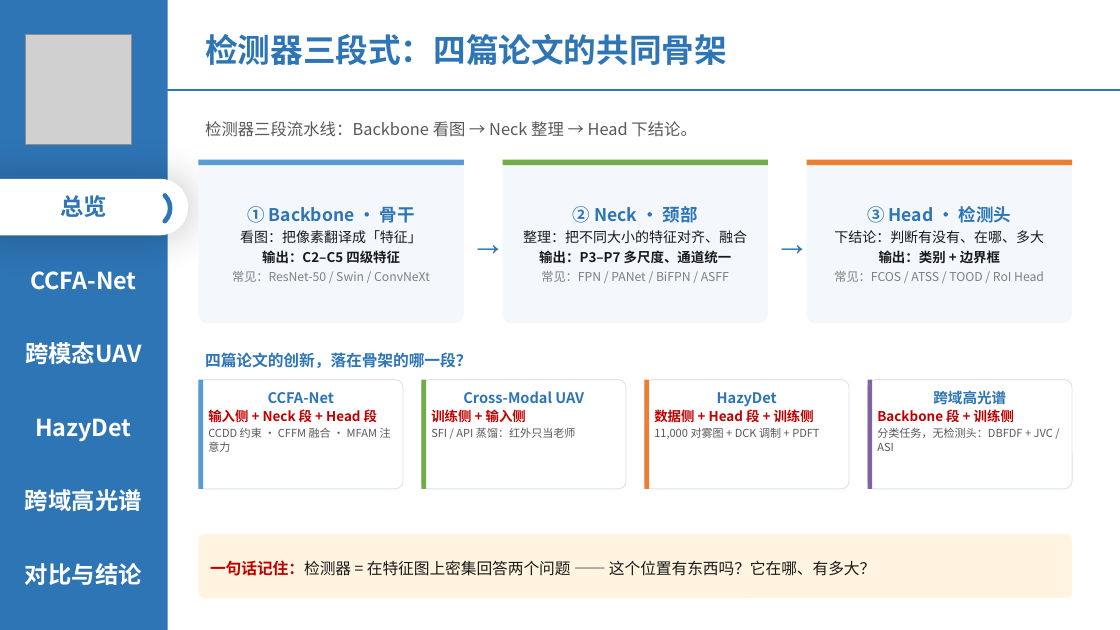
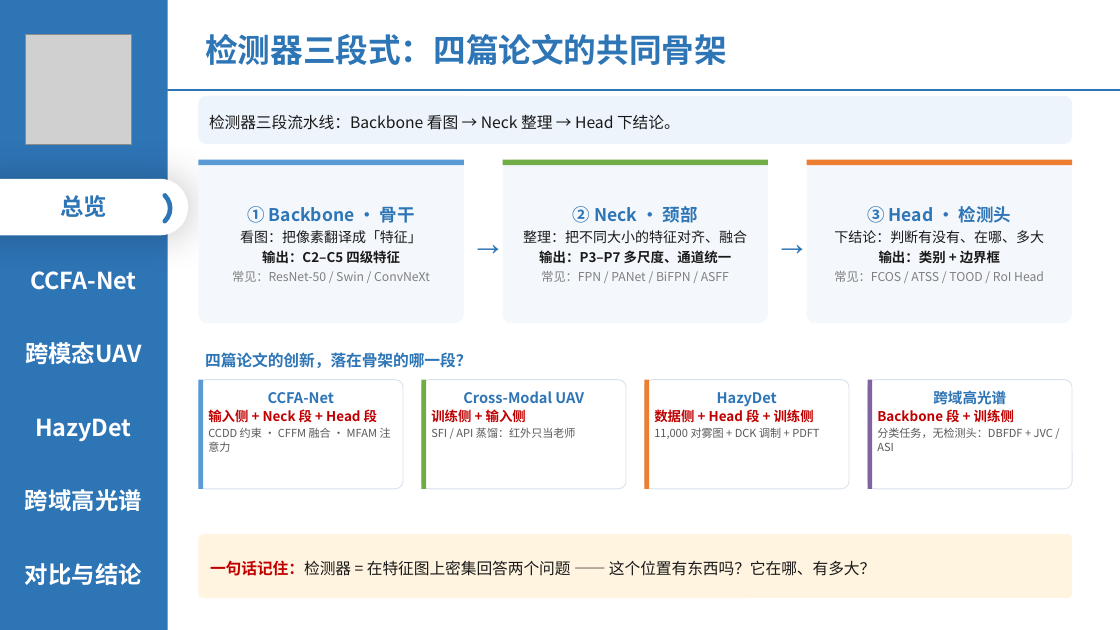
Before and after one commit to 139876/paper-notes, a slide deck: slide 3 of 论文精读/3-HazyDet精读/附件/四篇论文-组会汇报.pptx. Drawn at 1120x630 pixels with LibreOffice and Linux fonts; fonts in the diff are those of the drawing; grey boxes stand for pictures. Boxes give left, top, right and bottom in pixels: in the first picture for what was removed or moved away, otherwise in the second. Text is boxed around its words. In the diff, an @@ line names an element or a change of style, - is before the commit and + after.

```diff
--- a/论文精读/3-HazyDet精读/附件/四篇论文-组会汇报.pptx
+++ b/论文精读/3-HazyDet精读/附件/四篇论文-组会汇报.pptx
@@ rounded rectangle "检测器三段流水线：Backbone 看图 → Neck 整理 ...": place and size @@
-rounded rectangle "检测器三段流水线：Backbone 看图 → Neck 整理 ..." at (205, 121, 696, 137)
+rounded rectangle "检测器三段流水线：Backbone 看图 → Neck 整理 ..." at (198, 96, 1072, 144)
@@ rounded rectangle "检测器三段流水线：Backbone 看图 → Neck 整理 ..." at (198, 96, 1072, 144): size 14 to 13.5 pt, text colour #595959 to #1A1A1A; vertical alignment top to middle; fill none to #EDF4FC @@
```
Also in this commit, not shown: 9 other slides changed.
